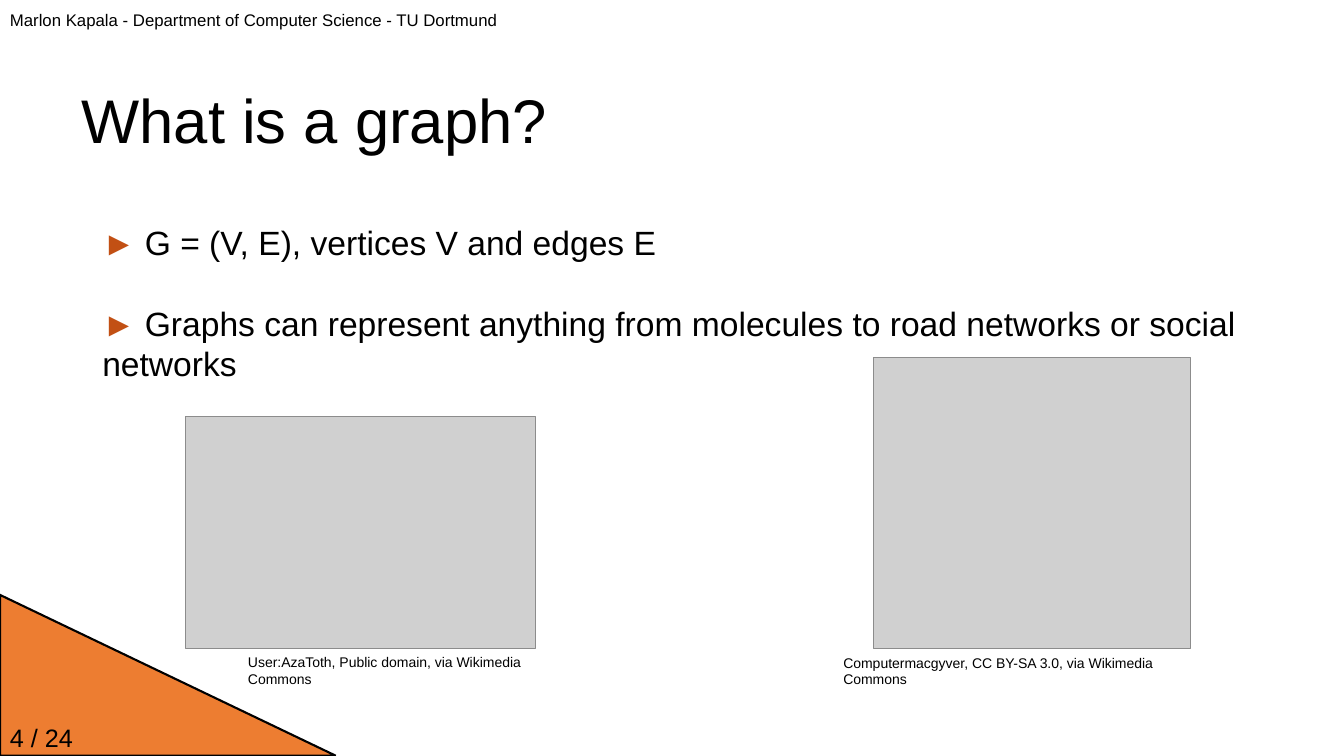
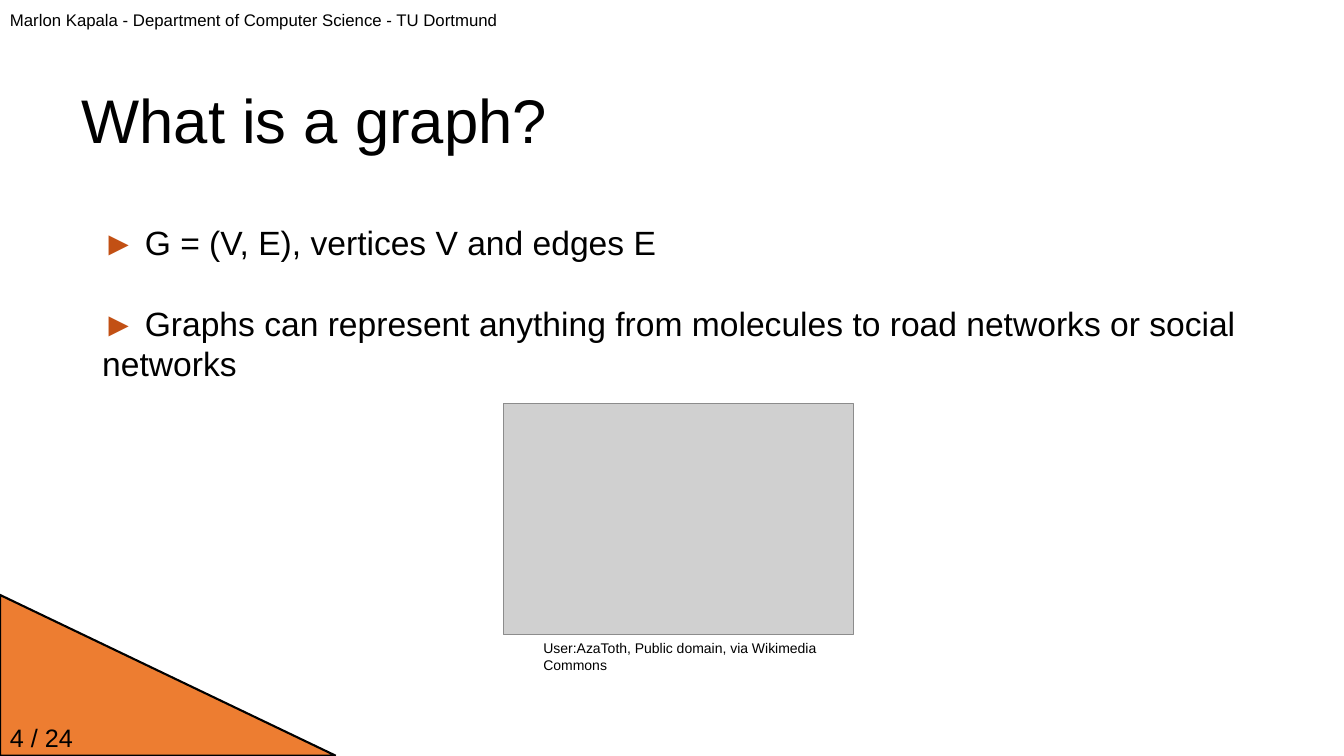
Before and after one commit to JavaLangMarlon/ddm-proseminar-tu-dortmund, a slide deck: slide 4 of presentation.pptx. Drawn at 1344x756 pixels with LibreOffice and Linux fonts; fonts in the diff are those of the drawing; grey boxes stand for pictures; background and template pictures are left out. Boxes give left, top, right and bottom in pixels: in the first picture for what was removed or moved away, otherwise in the second. Text is boxed around its words. In the diff, an @@ line names an element or a change of style, - is before the commit and + after.

```diff
--- a/presentation.pptx
+++ b/presentation.pptx
@@ picture removed at bbox=[873, 357, 1191, 648] @@
@@ picture: place and size @@
-picture at bbox=[186, 416, 535, 648]
+picture at bbox=[503, 403, 853, 635]
@@ text "User:AzaToth, Public domain, via Wikimedia ...": place and size @@
-text "User:AzaToth, Public domain, via Wikimedia ..." at bbox=[248, 657, 521, 684]
+text "User:AzaToth, Public domain, via Wikimedia ..." at bbox=[543, 643, 816, 670]
@@ text removed at bbox=[843, 658, 1153, 684] @@
-Computermacgyver, CC BY-SA 3.0, via Wikimedia Commons
```
Also in this commit, not shown: 5 other slides changed, 1 other file.
